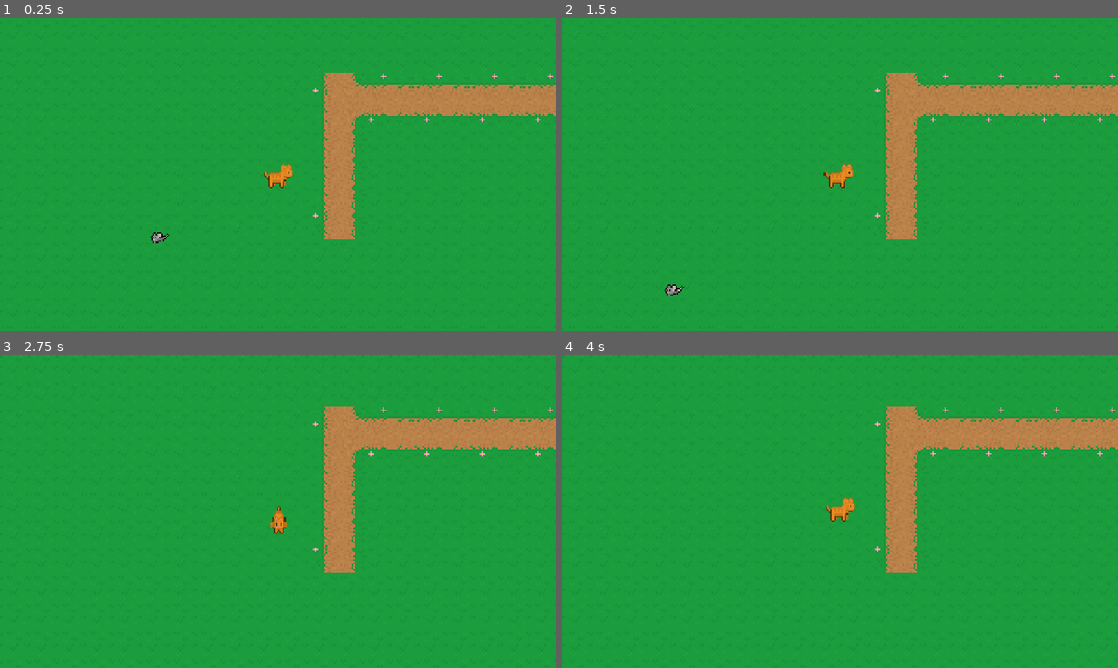
Above: before the commit, frames 1-4 (two rows, left to right).
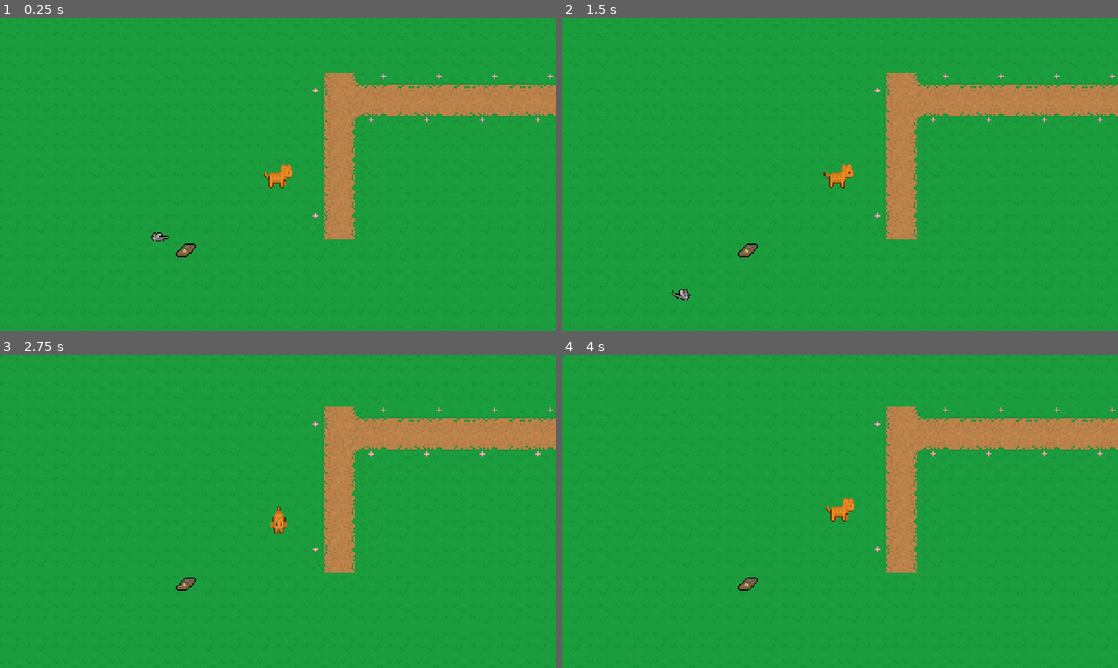
Above: after the commit, the same moments.

Repository: kamil-krecisz/Cat-and-Mouse-game
Game: Godot game, scene res://Scenes/main.tscn
Same seed, same stepped clock (60 frames per second), same inputs: the game is played once before the commit and once after it.
Inputs (mouse positions are in pixels of both pictures, inside the frame that each line leads up to):
- Up to frame 1 (0.25 s): no input
- Up to frame 2 (1.5 s): tap Enter (ui_accept) at 0.5, 0.77 s; move the mouse to (962, 158) at 0.52 s; tap A (a_movement) at 0.6 s; click (962, 158) at 0.67 s; move the mouse to (728, 190) at 1.27 s; tap D (d_movement) at 1.35 s; click (728, 190) at 1.42 s
- Up to frame 3 (2.75 s): tap Enter (ui_accept) at 1.52 s; move the mouse to (333, 442) at 2.02 s; tap S (s_movement) at 2.1 s; click (333, 442) at 2.17 s
- Up to frame 4 (4 s): move the mouse to (812, 574) at 2.77 s; tap Shift (shift) at 2.85 s; click (812, 574) at 2.92 s; tap Enter (ui_accept) at 3.02, 3.5, 3.77 s; move the mouse to (1006, 558) at 3.52 s; tap W (w_movement) at 3.6 s; click (1006, 558) at 3.67 s

The runs differ from the first frame. In frame 1, 0.1% of the frame differs, in the area x 27-36%, y 68-77%; in frame 2, 0.2%, in the area x 18-36%, y 72-91%; in frame 3, 0.1%; in frame 4, 0.1%.

Commit message:
commit 4.0 - added traps

Diff:
--- a/Scenes/Mouse.tscn
+++ b/Scenes/Mouse.tscn
@@ -1,8 +1,9 @@
-[gd_scene load_steps=18 format=3 uid="uid://cx21330d82bk6"]
+[gd_scene load_steps=20 format=3 uid="uid://cx21330d82bk6"]
 
 [ext_resource type="Script" uid="uid://cu4byis4ctxa7" path="res://scripts/mouse.gd" id="1_d03cw"]
 [ext_resource type="Texture2D" uid="uid://cabjq0w8esdc6" path="res://Sprites/MouseIdle.png" id="1_mk6pl"]
 [ext_resource type="Texture2D" uid="uid://7qc18vokkn6h" path="res://Sprites/MouseRun.png" id="2_q0m1r"]
+[ext_resource type="Texture2D" uid="uid://bo7vvtt3xjbf0" path="res://Sprites/MouseDie.png" id="4_i4p24"]
 
 [sub_resource type="AtlasTexture" id="AtlasTexture_i80le"]
 atlas = ExtResource("1_mk6pl")
@@ -52,6 +53,10 @@
 atlas = ExtResource("2_q0m1r")
 region = Rect2(0, 160, 32, 32)
 
+[sub_resource type="AtlasTexture" id="AtlasTexture_81ofm"]
+atlas = ExtResource("4_i4p24")
+region = Rect2(0, 128, 32, 32)
+
 [sub_resource type="SpriteFrames" id="SpriteFrames_w5kmj"]
 animations = [{
 "frames": [{
@@ -99,12 +104,22 @@
 "loop": true,
 "name": &"run",
 "speed": 10.0
+}, {
+"frames": [{
+"duration": 1.0,
+"texture": SubResource("AtlasTexture_81ofm")
+}],
+"loop": true,
+"name": &"trapped",
+"speed": 5.0
 }]
 
 [sub_resource type="CircleShape2D" id="CircleShape2D_l1vir"]
 radius = 4.0
 
-[node name="CharacterBody2D" type="CharacterBody2D"]
+[node name="CharacterBody2D" type="CharacterBody2D" groups=["Mouse", "mouse"]]
+collision_layer = 4
+input_pickable = true
 script = ExtResource("1_d03cw")
 
 [node name="AnimatedSprite2D" type="AnimatedSprite2D" parent="."]
@@ -112,7 +127,6 @@
 sprite_frames = SubResource("SpriteFrames_w5kmj")
 animation = &"run"
 autoplay = "run"
-frame_progress = 0.568741
 
 [node name="CollisionShape2D" type="CollisionShape2D" parent="."]
 position = Vector2(0, -1)
--- /dev/null
+++ b/Scenes/Trap.tscn
@@ -0,0 +1,34 @@
+[gd_scene load_steps=5 format=3 uid="uid://ba7qoy6xh64iw"]
+
+[ext_resource type="Script" uid="uid://ko7khns27fon" path="res://Scenes/trap.gd" id="1_kcg2b"]
+[ext_resource type="Texture2D" uid="uid://cpmtdd2ff6x5k" path="res://Sprites/MouseTrap.png" id="1_nkut1"]
+
+[sub_resource type="CircleShape2D" id="CircleShape2D_nkut1"]
+radius = 9.0
+
+[sub_resource type="CircleShape2D" id="CircleShape2D_kcg2b"]
+radius = 5.6899
+
+[node name="Area2D" type="Area2D"]
+priority = 1
+script = ExtResource("1_kcg2b")
+
+[node name="TriggerCollisionShape" type="CollisionShape2D" parent="."]
+shape = SubResource("CircleShape2D_nkut1")
+
+[node name="Sprite2D" type="Sprite2D" parent="."]
+scale = Vector2(0.703, 0.703)
+texture = ExtResource("1_nkut1")
+
+[node name="Timer" type="Timer" parent="."]
+wait_time = 15.0
+
+[node name="StaticBody2D" type="StaticBody2D" parent="."]
+
+[node name="CollisionShape2D" type="CollisionShape2D" parent="StaticBody2D"]
+scale = Vector2(0.703, 0.703)
+shape = SubResource("CircleShape2D_kcg2b")
+debug_color = Color(0.96177, 0, 0, 0.419608)
+
+[connection signal="body_entered" from="." to="." method="_on_body_entered"]
+[connection signal="timeout" from="Timer" to="." method="_on_timer_timeout"]
--- a/Scenes/main.tscn
+++ b/Scenes/main.tscn
@@ -6,6 +6,7 @@
 [ext_resource type="Script" uid="uid://r5c34g7fnqmp" path="res://addons/phantom_camera/scripts/phantom_camera/phantom_camera_2d.gd" id="4_ynf5e"]
 [ext_resource type="Script" uid="uid://bi8iqdwx3y5sp" path="res://addons/phantom_camera/scripts/resources/tween_resource.gd" id="5_hptm8"]
 [ext_resource type="PackedScene" uid="uid://cx21330d82bk6" path="res://Scenes/Mouse.tscn" id="6_d1ilt"]
+[ext_resource type="PackedScene" uid="uid://ba7qoy6xh64iw" path="res://Scenes/Trap.tscn" id="7_6bp64"]
 
 [sub_resource type="TileSetAtlasSource" id="TileSetAtlasSource_x5cf0"]
 texture = ExtResource("1_21xkr")
@@ -81,5 +82,10 @@
 dead_zone_height = 0.05
 draw_limits = true
 
-[node name="CharacterBody2D" parent="." instance=ExtResource("6_d1ilt")]
+[node name="Mouse" parent="." instance=ExtResource("6_d1ilt")]
 position = Vector2(230, 249)
+input_pickable = false
+
+[node name="Trap" parent="." instance=ExtResource("7_6bp64")]
+position = Vector2(232, 262)
+collision_mask = 4
--- /dev/null
+++ b/Scenes/trap.gd
@@ -0,0 +1,16 @@
+extends Area2D
+
+@onready var timer: Timer = $Timer
+var mouse  # a variable for mouse to use in different functions(on timer timeout)
+
+func _on_body_entered(body):
+	if body.is_in_group("Mouse"):
+		print("Nigger")
+		body.can_move = false  # lock the movement
+		mouse = body   # save mouse to the mouse variable for later use
+		timer.start()          # start timer
+
+func _on_timer_timeout():
+	if mouse and mouse.is_inside_tree():
+		mouse.can_move = true  # unlock the movement
+	queue_free()  # delete the trap
--- a/project.godot
+++ b/project.godot
@@ -28,6 +28,10 @@
 [editor_plugins]
 
 enabled=PackedStringArray("res://addons/phantom_camera/plugin.cfg")
+
+[global_group]
+
+Mouse=""
 
 [input]
 
--- a/scripts/mouse.gd
+++ b/scripts/mouse.gd
@@ -4,6 +4,7 @@
 var stamina_max = 100.0
 @export var stamina_drain_rate = 25.0
 @export var stamina_regen_rate = 5.0
+var can_move = true
 var can_sprint = true
 
 @export var SPEED = 25.0
@@ -26,6 +27,14 @@
 	set_random_direction()
 
 func _physics_process(delta):
+	if can_move == false:
+		RUN_SPEED = 0
+		SPEED = 0
+		animated_sprite.animation = "trapped"
+	elif can_move == true:
+		RUN_SPEED = 60
+		SPEED = 25
+		animated_sprite.animation = "run"
 	if direction.x > 0:
 		animated_sprite.flip_h = false
 	elif direction.x < 0:
@@ -53,7 +62,7 @@
 			stamina += stamina_regen_rate * delta
 			velocity = direction * SPEED
 	stamina = clamp(stamina, 0, stamina_max)
-	print(stamina)
+	#print(stamina)
 
 
 	move_and_slide()
Not shown: 1 places in Scenes/main.tscn that only renumber resources
Not shown, added: Scenes/trap.gd.uid
Binary file added: Sprites/MouseDie.png
Not shown, added: Sprites/MouseDie.png.import
Binary file added: Sprites/MouseTrap.png
Not shown, added: Sprites/MouseTrap.png.import
Not shown, added: Sprites/cheese_wheel.png.import
Not shown, added: Sprites/chests.png.import
Not shown, added: Scenes/Trap.tscn1917467065.tmp
